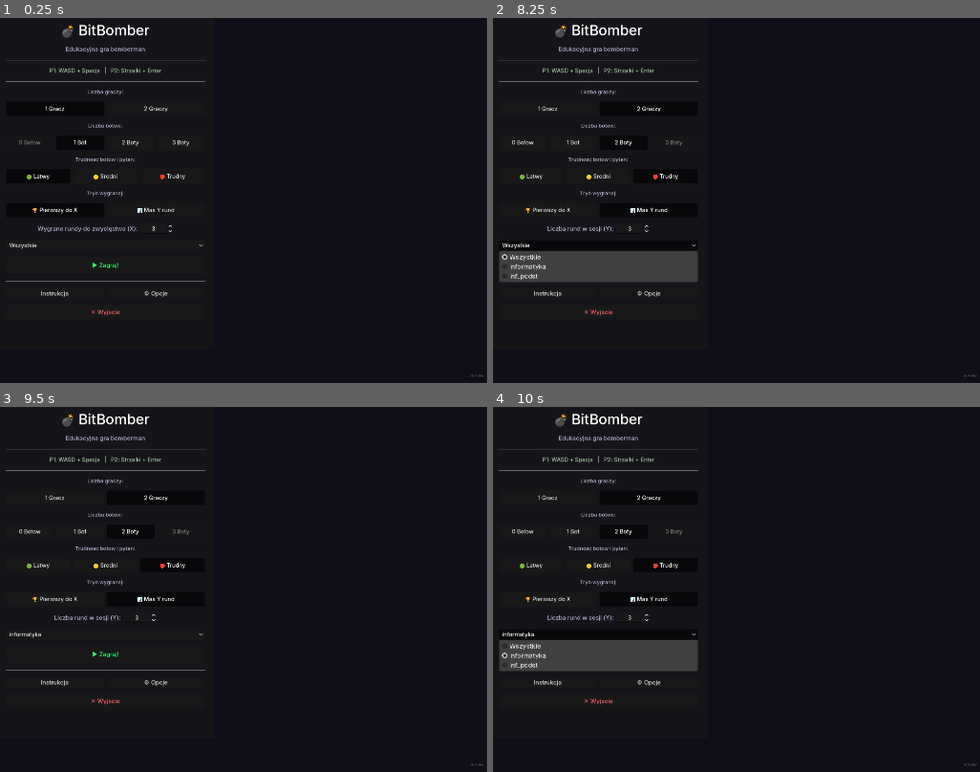
Above: before the commit, frames 1-4 (two rows, left to right).
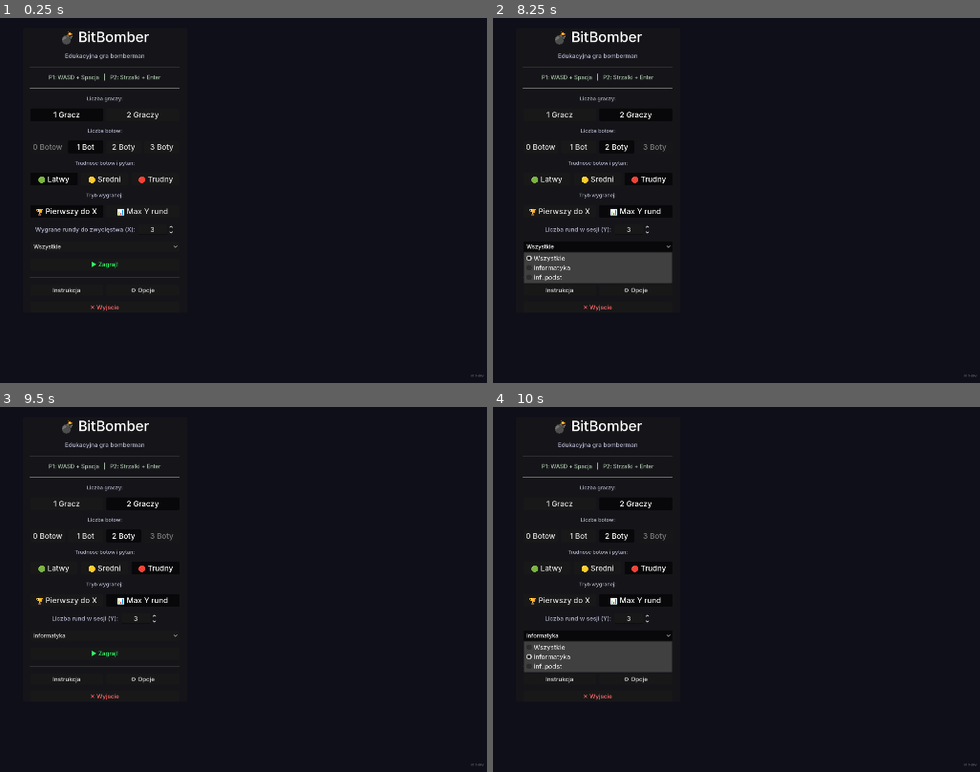
Above: after the commit, the same moments.

Repository: DaVideX12324/BitBomber
Game: Godot game, scene res://scenes/game.tscn
The game is run twice, just before and just after one commit, with the same random seed, the same clock (stepped at 60 frames per second) and the same inputs.
Inputs:
- Up to frame 1 (0.25 s): no input
- Up to frame 2 (8.25 s): click "1 Gracz" at 0.5 s; click "2 Graczy" at 1.25 s; click "0 Botow" at 2 s; click "1 Bot" at 2.75 s; click "2 Boty" at 3.5 s; click "🟢 Latwy" at 4.25 s; click "🟡 Sredni" at 5 s; click "🔴 Trudny" at 5.75 s; click "🏆 Pierwszy do X" at 6.5 s; click "📊 Max Y rund" at 7.25 s; click "Wszystkie" at 8 s
- Up to frame 3 (9.5 s): click "▶ Zagraj!" at 8.75 s
- Up to frame 4 (10 s): click "informatyka" at 9.5 s

The runs differ from the first frame. In frame 1, 3.5% of the frame differs, in the area x 1-43%, y 1-82%; in frame 2, 4.5%; in frame 3, 3.5%; in frame 4, 4.5%.

Commit message:
fix(main_menu): correct node paths + full _on_scale_changed with all custom_minimum_size

Diff:
--- a/scripts/main_menu.gd
+++ b/scripts/main_menu.gd
@@ -2,45 +2,56 @@
 
 ## Menu główne BitBomber.
 
+@onready var _panel    : PanelContainer  = $Center/Panel
+@onready var _vbox     : VBoxContainer   = $Center/Panel/VBox
+@onready var _title    : Label           = $Center/Panel/VBox/Title
+@onready var _subtitle : Label           = $Center/Panel/VBox/Subtitle
+@onready var _controls : Label           = $Center/Panel/VBox/Controls
+
+@onready var _players_label : Label = $Center/Panel/VBox/PlayersLabel
+@onready var _bots_label    : Label = $Center/Panel/VBox/BotsLabel
+@onready var _diff_label    : Label = $Center/Panel/VBox/DiffLabel
+@onready var _win_label     : Label = $Center/Panel/VBox/WinLabel
+@onready var _rounds_label  : Label = $Center/Panel/VBox/HBoxRounds/RoundsLabel
+@onready var _quiz_opt      : OptionButton = $Center/Panel/VBox/QuizOpt
+@onready var _rounds_spin   : SpinBox      = $Center/Panel/VBox/HBoxRounds/RoundsSpin
+@onready var _start_btn     : Button       = $Center/Panel/VBox/BtnStart
+@onready var _help_btn      : Button       = $Center/Panel/VBox/HBoxMeta/BtnHelp
+@onready var _options_btn   : Button       = $Center/Panel/VBox/HBoxMeta/BtnOptions
+@onready var _quit_btn      : Button       = $Center/Panel/VBox/BtnQuit
+@onready var _ver_label     : Label        = $VerLabel
+@onready var _options_menu                 = $OptionsMenu
+
 @onready var _players_btns : Array[Button] = [
-	$"Center/Panel/VBox/HBoxPlayers/Players_1",
-	$"Center/Panel/VBox/HBoxPlayers/Players_2",
-	$"Center/Panel/VBox/HBoxPlayers/Players_3",
-	$"Center/Panel/VBox/HBoxPlayers/Players_4",
+	$Center/Panel/VBox/HBoxPlayers/Players_1,
+	$Center/Panel/VBox/HBoxPlayers/Players_2,
+	$Center/Panel/VBox/HBoxPlayers/Players_3,
+	$Center/Panel/VBox/HBoxPlayers/Players_4,
 ]
 @onready var _bots_btns : Array[Button] = [
-	$"Center/Panel/VBox/HBoxBots/Bots_0",
-	$"Center/Panel/VBox/HBoxBots/Bots_1",
-	$"Center/Panel/VBox/HBoxBots/Bots_2",
-	$"Center/Panel/VBox/HBoxBots/Bots_3",
+	$Center/Panel/VBox/HBoxBots/Bots_0,
+	$Center/Panel/VBox/HBoxBots/Bots_1,
+	$Center/Panel/VBox/HBoxBots/Bots_2,
+	$Center/Panel/VBox/HBoxBots/Bots_3,
 ]
 @onready var _diff_btns : Array[Button] = [
-	$"Center/Panel/VBox/HBoxDiff/Diff_Easy",
-	$"Center/Panel/VBox/HBoxDiff/Diff_Medium",
-	$"Center/Panel/VBox/HBoxDiff/Diff_Hard",
+	$Center/Panel/VBox/HBoxDiff/Diff_Easy,
+	$Center/Panel/VBox/HBoxDiff/Diff_Medium,
+	$Center/Panel/VBox/HBoxDiff/Diff_Hard,
 ]
 @onready var _win_btns : Array[Button] = [
-	$"Center/Panel/VBox/HBoxWin/Win_FirstTo",
-	$"Center/Panel/VBox/HBoxWin/Win_MostWins",
-]
-@onready var _rounds_spin    : SpinBox       = $"Center/Panel/VBox/HBoxRounds/RoundsSpin"
-@onready var _rounds_label   : Label         = $"Center/Panel/VBox/HBoxRounds/RoundsLabel"
-@onready var _diff_label     : Label         = $"Center/Panel/VBox/DiffLabel"
-@onready var _diff_hbox      : HBoxContainer = $"Center/Panel/VBox/HBoxDiff"
-@onready var _quiz_opt       : OptionButton  = $"Center/Panel/VBox/QuizOpt"
-@onready var _start_btn      : Button        = $"Center/Panel/VBox/BtnStart"
-@onready var _options_menu                   = $OptionsMenu
-# Węzły potrzebne do skalowania czcionek
-@onready var _title_label    : Label  = $"Center/Panel/VBox/Title"
-@onready var _subtitle_label : Label  = $"Center/Panel/VBox/Subtitle"
-@onready var _controls_label : Label  = $"Center/Panel/VBox/Controls"
-@onready var _players_label  : Label  = $"Center/Panel/VBox/PlayersLabel"
-@onready var _bots_label     : Label  = $"Center/Panel/VBox/BotsLabel"
-@onready var _win_label      : Label  = $"Center/Panel/VBox/WinLabel"
-@onready var _btn_help       : Button = $"Center/Panel/VBox/HBoxMeta/BtnHelp"
-@onready var _btn_options    : Button = $"Center/Panel/VBox/HBoxMeta/BtnOptions"
-@onready var _btn_quit       : Button = $"Center/Panel/VBox/BtnQuit"
-@onready var _ver_label      : Label  = $"VerLabel"
+	$Center/Panel/VBox/HBoxWin/Win_FirstTo,
+	$Center/Panel/VBox/HBoxWin/Win_MostWins,
+]
+
+# Bazowe rozmiary z .tscn (tryb NORMAL = 1×)
+const BASE_PANEL_SIZE   := Vector2(550.0, 900.0)
+const BASE_VBOX_W       := 500.0
+const BASE_BTN_SM       := Vector2(72.0,  36.0)   # Players_*, Bots_*
+const BASE_BTN_DIFF     := Vector2(88.0,  36.0)   # Diff_*
+const BASE_BTN_WIN      := Vector2(140.0, 36.0)   # Win_*
+const BASE_BTN_START    := Vector2(0.0,   42.0)
+const BASE_BTN_QUIT     := Vector2(0.0,   36.0)
 
 var _sel_players : int = 1
 var _sel_bots    : int = 1
@@ -64,16 +75,18 @@
 		var idx := i
 		_win_btns[i].pressed.connect(func(): _set_win(idx))
 	_rounds_spin.value_changed.connect(_on_rounds_changed)
-	$"Center/Panel/VBox/BtnQuit".pressed.connect(get_tree().quit)
-	$"Center/Panel/VBox/HBoxMeta/BtnHelp".pressed.connect(_show_help)
-	$"Center/Panel/VBox/HBoxMeta/BtnOptions".pressed.connect(func(): _options_menu.open())
+	_quit_btn.pressed.connect(get_tree().quit)
+	_help_btn.pressed.connect(_show_help)
+	_options_btn.pressed.connect(func(): _options_menu.open())
 	var quizzes = QuizManager.get_quiz_ids()
 	_quiz_opt.add_item("Wszystkie")
 	for q in quizzes:
 		_quiz_opt.add_item(q)
 	_start_btn.pressed.connect(func():
-		var q_id = "" if _quiz_opt.selected <= 0 else _quiz_opt.get_item_text(_quiz_opt.selected)
-		_start(_sel_players, _sel_bots, _sel_diff, _sel_win, int(_rounds_spin.value), q_id)
+		var q_id = "" if _quiz_opt.selected <= 0 \
+				else _quiz_opt.get_item_text(_quiz_opt.selected)
+		_start(_sel_players, _sel_bots, _sel_diff, _sel_win,
+				int(_rounds_spin.value), q_id)
 	)
 	_refresh_players()
 	_refresh_bots()
@@ -85,45 +98,39 @@
 
 
 # ---------------------------------------------------------------------------
-# Skalowanie czcionek
-# Wartości bazowe wprost z main_menu.tscn (tryb NORMAL = 1× / FHD)
+# Skalowanie — czcionki + rozmiary elementów
 # ---------------------------------------------------------------------------
 
 func _on_scale_changed(_s: float) -> void:
-	_title_label.add_theme_font_size_override("font_size",    UIScaleManager.px(48))
-	_subtitle_label.add_theme_font_size_override("font_size", UIScaleManager.px(20))
-	_controls_label.add_theme_font_size_override("font_size", UIScaleManager.px(18))
-	_players_label.add_theme_font_size_override("font_size",  UIScaleManager.px(17))
-	_bots_label.add_theme_font_size_override("font_size",     UIScaleManager.px(17))
-	_diff_label.add_theme_font_size_override("font_size",     UIScaleManager.px(17))
-	_win_label.add_theme_font_size_override("font_size",      UIScaleManager.px(17))
-	_rounds_label.add_theme_font_size_override("font_size",   UIScaleManager.px(20))
-	_rounds_spin.get_line_edit().add_theme_font_size_override("font_size", UIScaleManager.px(18))
-	_quiz_opt.add_theme_font_size_override("font_size",       UIScaleManager.px(18))
-	_start_btn.add_theme_font_size_override("font_size",      UIScaleManager.px(20))
-	_btn_help.add_theme_font_size_override("font_size",       UIScaleManager.px(20))
-	_btn_options.add_theme_font_size_override("font_size",    UIScaleManager.px(20))
-	_btn_quit.add_theme_font_size_override("font_size",       UIScaleManager.px(20))
-	_ver_label.add_theme_font_size_override("font_size",      UIScaleManager.px(11))
-	var fs_btn := UIScaleManager.px(19)
-	for btn in _players_btns + _bots_btns + _diff_btns + _win_btns:
-		(btn as Button).add_theme_font_size_override("font_size", fs_btn)
-	if _help_overlay:
-		_rescale_help_overlay()
-
-
-## Skaluje czcionki w panelu instrukcji (budowanym dynamicznie).
-func _rescale_help_overlay() -> void:
-	var panel     := _help_overlay.get_child(0) as PanelContainer
-	var margin    := panel.get_child(0)          as MarginContainer
-	var vbox      := margin.get_child(0)         as VBoxContainer
-	var title     := vbox.get_child(0)           as Label
-	var scroll    := vbox.get_child(2)           as ScrollContainer
-	var content   := scroll.get_child(0)         as RichTextLabel
-	var btn_close := vbox.get_child(4)           as Button
-	title.add_theme_font_size_override("font_size",          UIScaleManager.px(22))
-	content.add_theme_font_size_override("normal_font_size", UIScaleManager.px(15))
-	btn_close.add_theme_font_size_override("font_size",      UIScaleManager.px(16))
+	# Panel główny i VBox
+	_panel.custom_minimum_size = UIScaleManager.sz2(BASE_PANEL_SIZE.x, BASE_PANEL_SIZE.y)
+	_vbox.custom_minimum_size  = Vector2(UIScaleManager.sz(BASE_VBOX_W), 0.0)
+	# Czcionki
+	_title.add_theme_font_size_override("font_size",    UIScaleManager.px(48))
+	_subtitle.add_theme_font_size_override("font_size", UIScaleManager.px(20))
+	_controls.add_theme_font_size_override("font_size", UIScaleManager.px(18))
+	_players_label.add_theme_font_size_override("font_size", UIScaleManager.px(17))
+	_bots_label.add_theme_font_size_override("font_size",    UIScaleManager.px(17))
+	_diff_label.add_theme_font_size_override("font_size",    UIScaleManager.px(17))
+	_win_label.add_theme_font_size_override("font_size",     UIScaleManager.px(17))
+	_rounds_label.add_theme_font_size_override("font_size",  UIScaleManager.px(20))
+	_quiz_opt.add_theme_font_size_override("font_size",      UIScaleManager.px(18))
+	_start_btn.add_theme_font_size_override("font_size",     UIScaleManager.px(20))
+	_help_btn.add_theme_font_size_override("font_size",      UIScaleManager.px(20))
+	_options_btn.add_theme_font_size_override("font_size",   UIScaleManager.px(20))
+	_quit_btn.add_theme_font_size_override("font_size",      UIScaleManager.px(20))
+	_ver_label.add_theme_font_size_override("font_size",     UIScaleManager.px(11))
+	# Rozmiary przycisków
+	for btn in _players_btns:
+		(btn as Button).custom_minimum_size = UIScaleManager.sz2(BASE_BTN_SM.x,   BASE_BTN_SM.y)
+	for btn in _bots_btns:
+		(btn as Button).custom_minimum_size = UIScaleManager.sz2(BASE_BTN_SM.x,   BASE_BTN_SM.y)
+	for btn in _diff_btns:
+		(btn as Button).custom_minimum_size = UIScaleManager.sz2(BASE_BTN_DIFF.x, BASE_BTN_DIFF.y)
+	for btn in _win_btns:
+		(btn as Button).custom_minimum_size = UIScaleManager.sz2(BASE_BTN_WIN.x,  BASE_BTN_WIN.y)
+	_start_btn.custom_minimum_size = UIScaleManager.sz2(BASE_BTN_START.x, BASE_BTN_START.y)
+	_quit_btn.custom_minimum_size  = UIScaleManager.sz2(BASE_BTN_QUIT.x,  BASE_BTN_QUIT.y)
 
 
 # ---------------------------------------------------------------------------
@@ -186,7 +193,8 @@
 		_rounds_label.text = "Liczba rund w sesji (Y):"
 
 
-func _start(humans: int, bots: int, diff: int, win_mode: int, rounds: int, quiz_id: String) -> void:
+func _start(humans: int, bots: int, diff: int, win_mode: int,
+		rounds: int, quiz_id: String) -> void:
 	GameManager.bot_difficulty   = diff
 	GameManager.win_condition    = win_mode as GameManager.WinCondition
 	GameManager.selected_quiz_id = quiz_id
@@ -198,7 +206,7 @@
 
 
 # ---------------------------------------------------------------------------
-# Instrukcja
+# Instrukcja (help overlay budowany w kodzie)
 # ---------------------------------------------------------------------------
 
 func _build_help_overlay() -> void:
@@ -225,6 +233,7 @@
 	margin.add_child(vbox)
 	var title := Label.new()
 	title.text = "💣  Jak grać w BitBomber?"
+	title.add_theme_font_size_override("font_size", 22)
 	title.horizontal_alignment = HORIZONTAL_ALIGNMENT_CENTER
 	vbox.add_child(title)
 	vbox.add_child(HSeparator.new())
@@ -235,6 +244,7 @@
 	content.bbcode_enabled = true
 	content.fit_content = true
 	content.size_flags_horizontal = Control.SIZE_EXPAND_FILL
+	content.add_theme_font_size_override("normal_font_size", 15)
 	content.text = """[b]Cel gry[/b]
 Wyeliminuj przeciwnik\u00f3w za pomoc\u0105 bomb! Ostatni \u017cywy gracz (lub ten z najwi\u0119ksz\u0105 liczb\u0105 wygranych rund) zdobywa zwyci\u0119stwo.
 
@@ -269,8 +279,6 @@
 	btn_close.text = "Zamknij  [ESC]"
 	btn_close.pressed.connect(_hide_help)
 	vbox.add_child(btn_close)
-	# zastosuj bieżące skalowanie do nowo zbudowanego overlay
-	_rescale_help_overlay()
 
 
 func _input(event: InputEvent) -> void:
